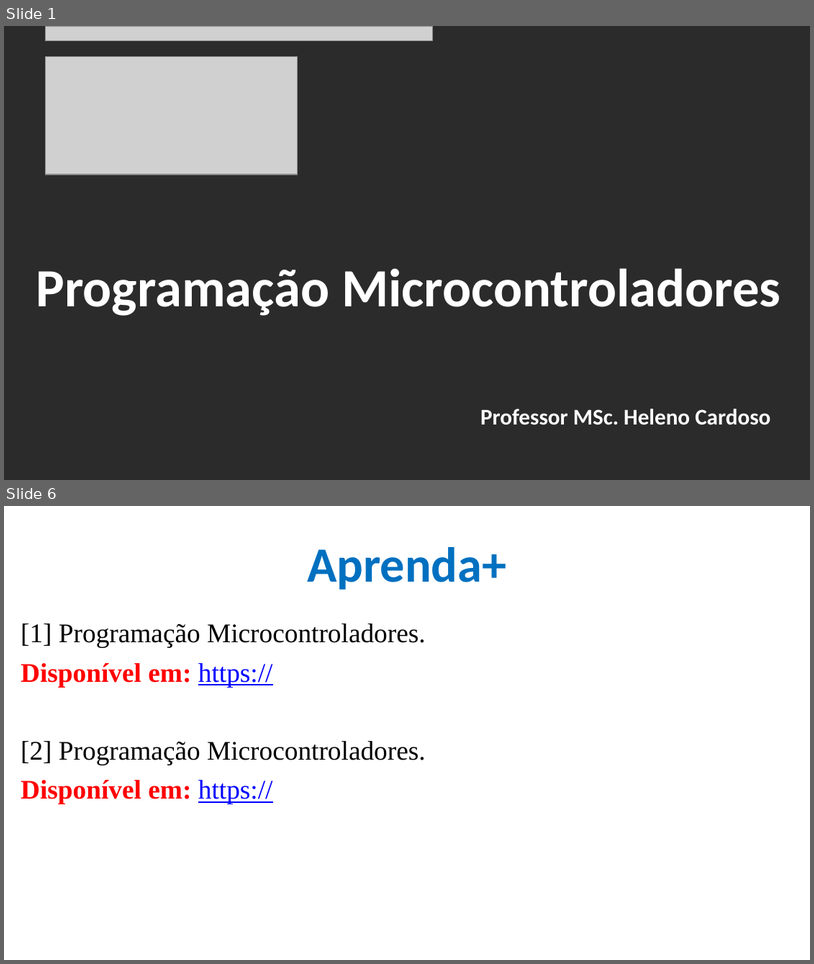
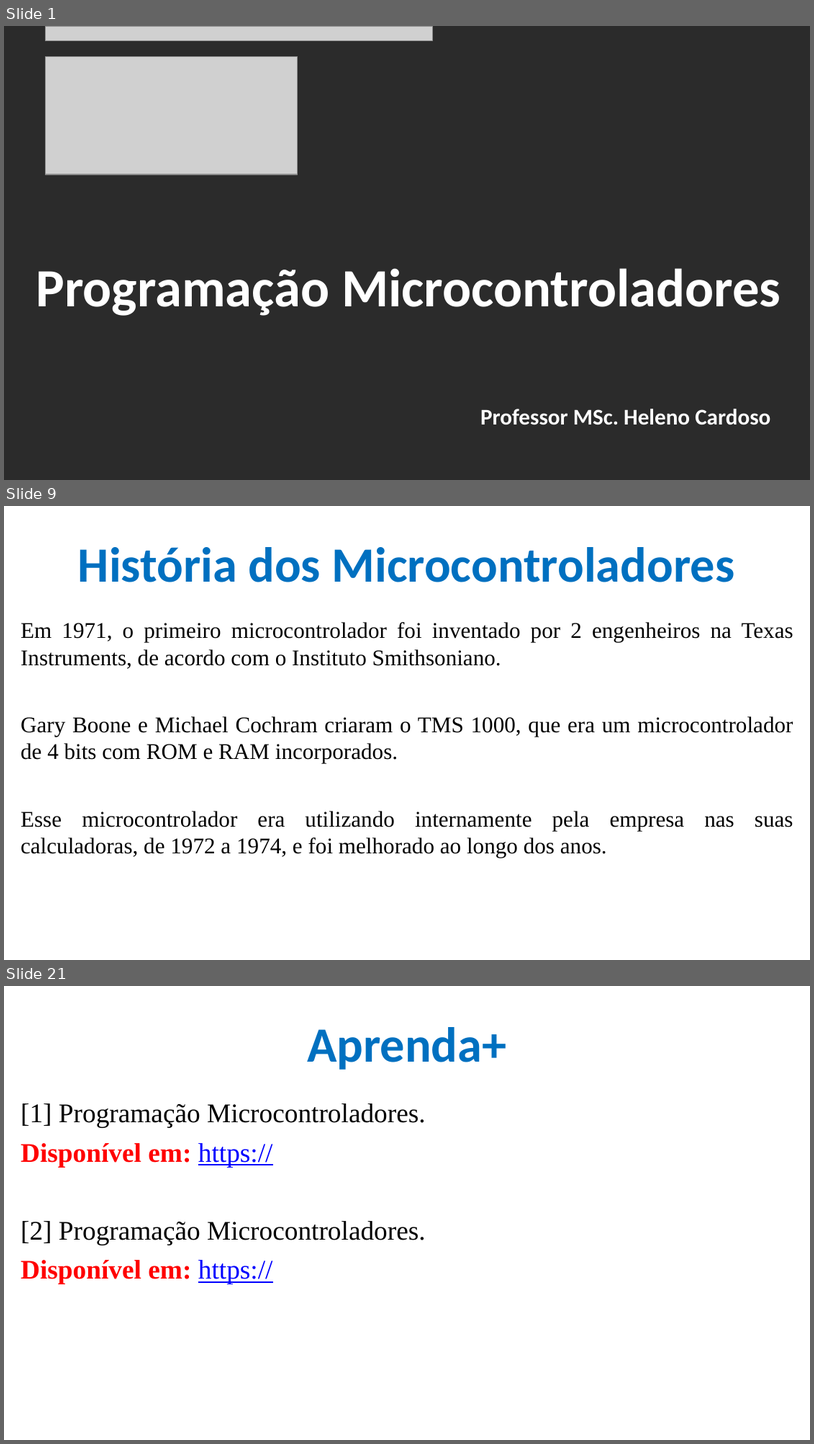
Before and after one commit to CloudEducationBrazil/WydenArea1ProgramacaoMicrocontroladores, a slide deck: 01 Classes/Aula 01 - Programação Microcontroladores.pptx. Shown one above the other, each under a label of ours: slides 1 and 6 before the commit, slides 1, 9 and 21 after it; the slides between them are not shown. The pictures are 814x964 and 814x1444 pixels, drawn with LibreOffice and Linux fonts; fonts in the diff are those of the drawing; grey boxes stand for pictures; background and template pictures are left out; a plain dark background stands for a picture behind light text. Boxes give left, top, right and bottom in pixels: in the first picture for what was removed or moved away, otherwise in the second. Text is boxed around its words. In the diff, an @@ line names an element or a change of style, - is before the commit and + after.

Commit message:
Aula 01 Microcontroladores ....

```diff
--- a/01 Classes/Aula 01 - Programação Microcontroladores.pptx
+++ b/01 Classes/Aula 01 - Programação Microcontroladores.pptx
@@ slide 9 added at bbox=[4, 506, 810, 960], background picture (left out) @@
@@ title added at bbox=[78, 547, 736, 582], 44 pt, text #0070C0, bold @@
+História dos Microcontroladores
@@ text added at bbox=[21, 622, 794, 857], 20 pt, text #000000 @@
+Em 1971, o primeiro microcontrolador foi inventado por 2 engenheiros na Texas Instruments, de acordo com o Instituto Smithsoniano.
+Gary Boone e Michael Cochram criaram o TMS 1000, que era um microcontrolador de 4 bits com ROM e RAM incorporados.
+Esse microcontrolador era utilizando internamente pela empresa nas suas calculadoras, de 1972 a 1974, e foi melhorado ao longo dos anos.
@@ what was slide 6 is now slide 21 @@
```
Also in this commit, not shown: 5 slides changed, 14 other slides added.
